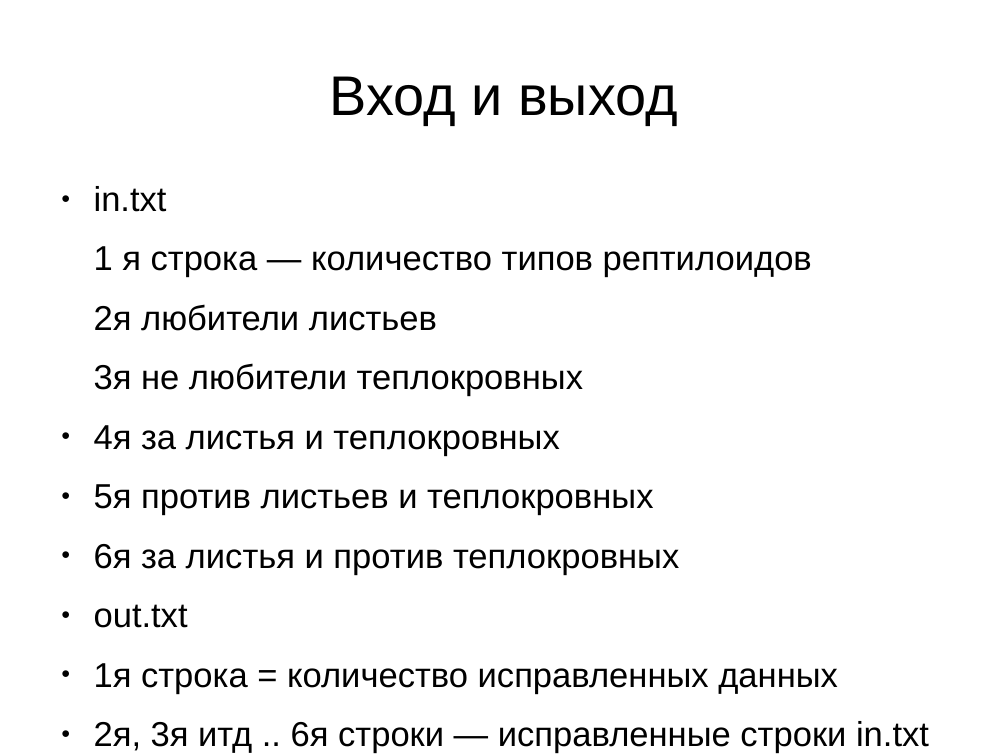
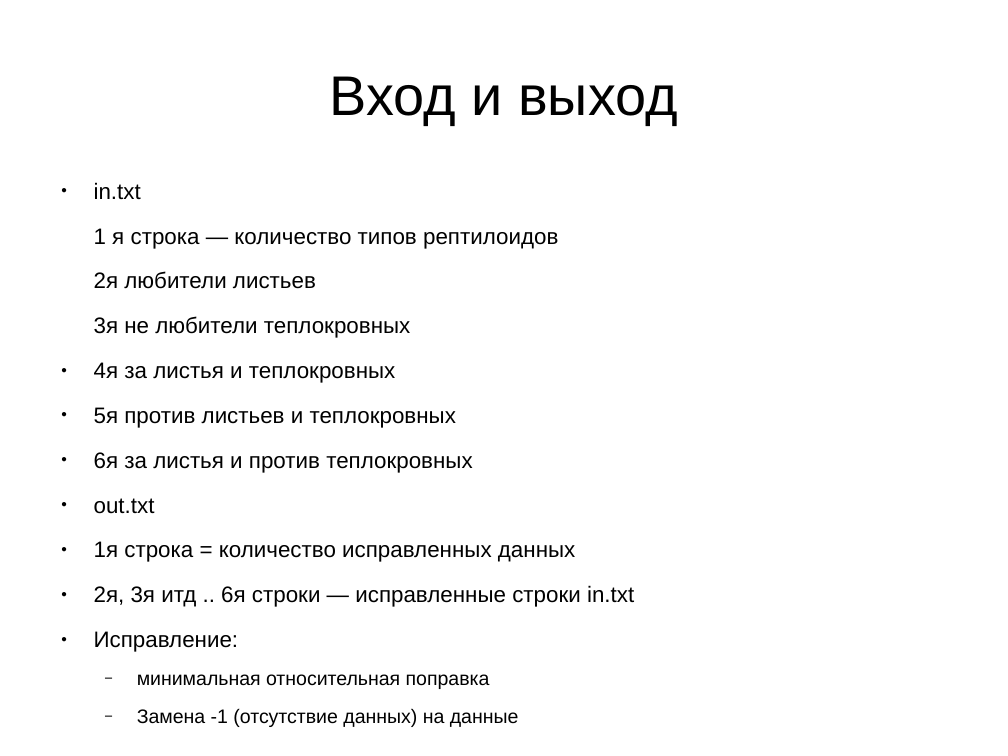
Before and after one commit to gritsulyak/School, a slide deck: slide 7 of 4/reptiloids.odp. Drawn at 1008x756 pixels with LibreOffice and Linux fonts; fonts in the diff are those of the drawing. Boxes give left, top, right and bottom in pixels: in the first picture for what was removed or moved away, otherwise in the second. Text is boxed around its words. In the diff, an @@ line names an element or a change of style, - is before the commit and + after.

```diff
--- a/4/reptiloids.odp
+++ b/4/reptiloids.odp
@@ text at (x1=94, y1=182, x2=634, y2=607): size 27.2 to 17.6 pt in "in.txt", "1 я строка — количество типов рептилоидов", "2я любители листьев", "3я не любители теплокровных" and 6 more places @@
@@ text at (x1=94, y1=631, x2=519, y2=727): paragraphs added @@
+● Исправление:
+  − минимальная относительная поправка
+  − Замена -1 (отсутствие данных) на данные
```
Also in this commit, not shown: 3 other slides changed, 1 slide added, 3 other files.
